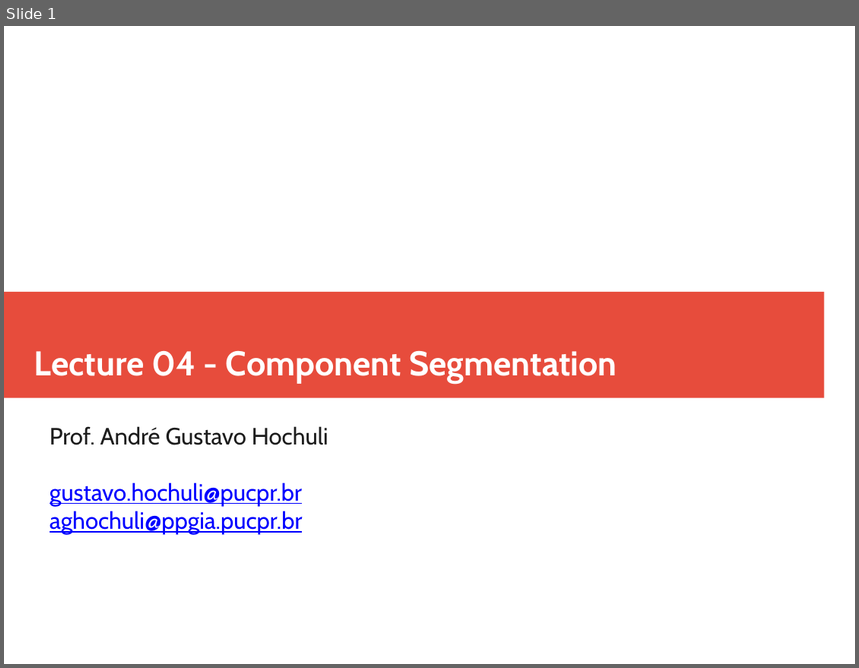
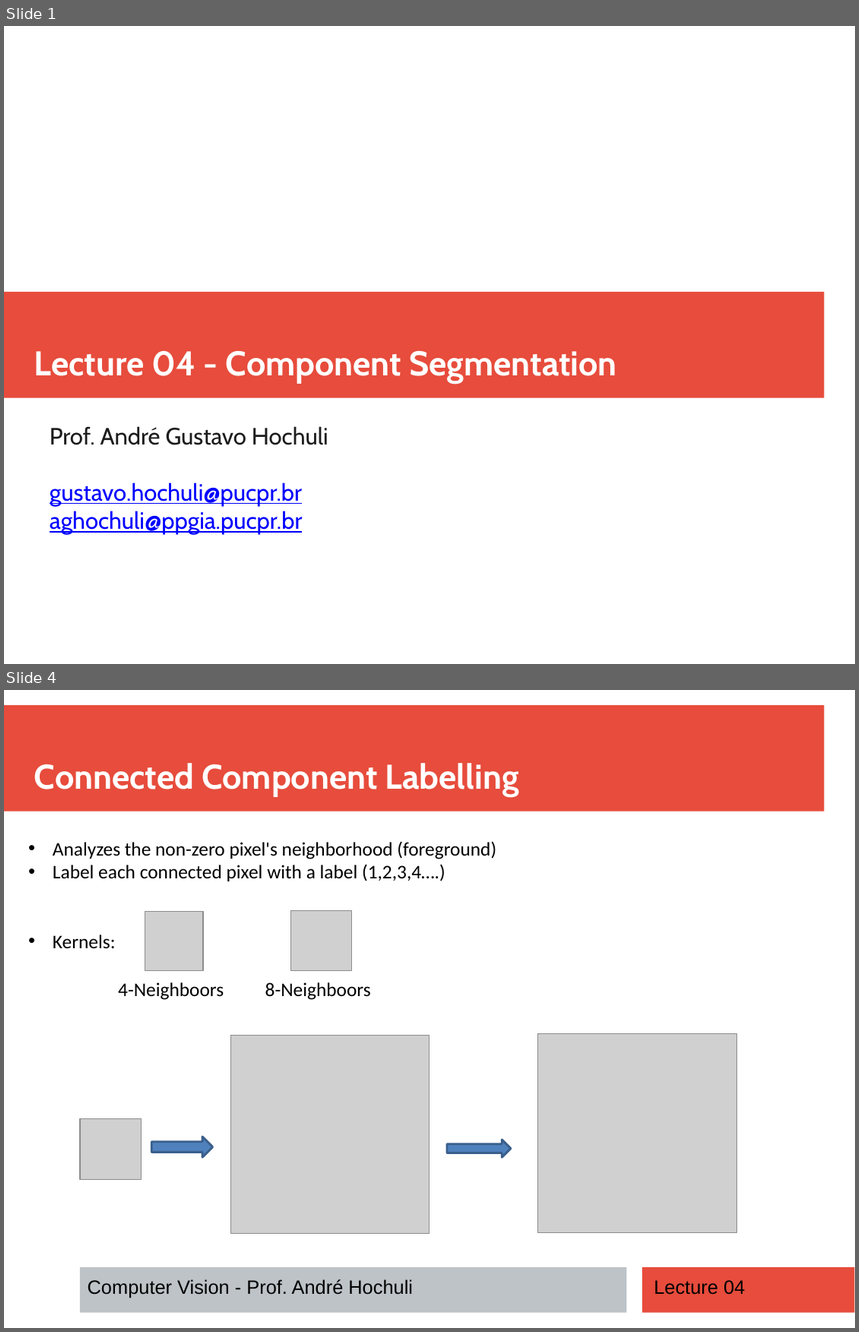
Before and after one commit to andrehochuli/teaching, a slide deck: ComputerVision/Lecture 04 - Finding Components/Lecture 04 - Component Segmentation.pptx. Shown one above the other, each under a label of ours: slide 1 before the commit, slides 1 and 4 after it; the slides between them are not shown. The pictures are 859x668 and 859x1332 pixels, drawn with LibreOffice and Linux fonts; fonts in the diff are those of the drawing; grey boxes stand for pictures. Boxes give left, top, right and bottom in pixels: in the first picture for what was removed or moved away, otherwise in the second. Text is boxed around its words. In the diff, an @@ line names an element or a change of style, - is before the commit and + after.

```diff
--- a/ComputerVision/Lecture 04 - Finding Components/Lecture 04 - Component Segmentation.pptx
+++ b/ComputerVision/Lecture 04 - Finding Components/Lecture 04 - Component Segmentation.pptx
@@ slide 4 added at (x1=4, y1=690, x2=855, y2=1328), background #FFFFFF @@
@@ rectangle added at (x1=4, y1=705, x2=825, y2=812), fill #E74C3C @@
@@ text added at (x1=34, y1=763, x2=519, y2=797), 32 pt, text #FFFFFF, bold @@
+Connected Component Labelling
@@ text added at (x1=53, y1=841, x2=496, y2=949), 18 pt, text #000000 @@
+• Analyzes the non-zero pixel's neighborhood (foreground)
+• Label each connected pixel with a label (1,2,3,4….)
+• Kernels:
@@ picture added at (x1=145, y1=912, x2=203, y2=971) @@
@@ picture added at (x1=291, y1=911, x2=351, y2=971) @@
@@ text added at (x1=118, y1=983, x2=224, y2=1000), 18 pt, text #000000 @@
+4-Neighboors
@@ text added at (x1=265, y1=983, x2=371, y2=1000), 18 pt, text #000000 @@
+8-Neighboors
@@ picture added at (x1=231, y1=1035, x2=430, y2=1233) @@
@@ picture added at (x1=538, y1=1034, x2=737, y2=1233) @@
@@ picture added at (x1=80, y1=1119, x2=141, y2=1179) @@
@@ right arrow added at (x1=151, y1=1137, x2=212, y2=1158), fill #4F81BD, outline #3A5F8C 2 pt @@
@@ right arrow added at (x1=447, y1=1141, x2=512, y2=1158), fill #4F81BD, outline #3A5F8C 2 pt @@
@@ rectangle added at (x1=80, y1=1268, x2=626, y2=1313), fill #BDC3C7 @@
@@ text added at (x1=88, y1=1280, x2=413, y2=1299), 18 pt, text #000000 @@
+Computer Vision - Prof. André Hochuli
@@ rectangle added at (x1=643, y1=1268, x2=855, y2=1313), fill #E74C3C @@
@@ text added at (x1=654, y1=1281, x2=745, y2=1295), 18 pt, text #000000 @@
+Lecture 04
```
Also in this commit, not shown: 2 slides changed, 14 other slides added, 1 slide removed, 12 other files.
